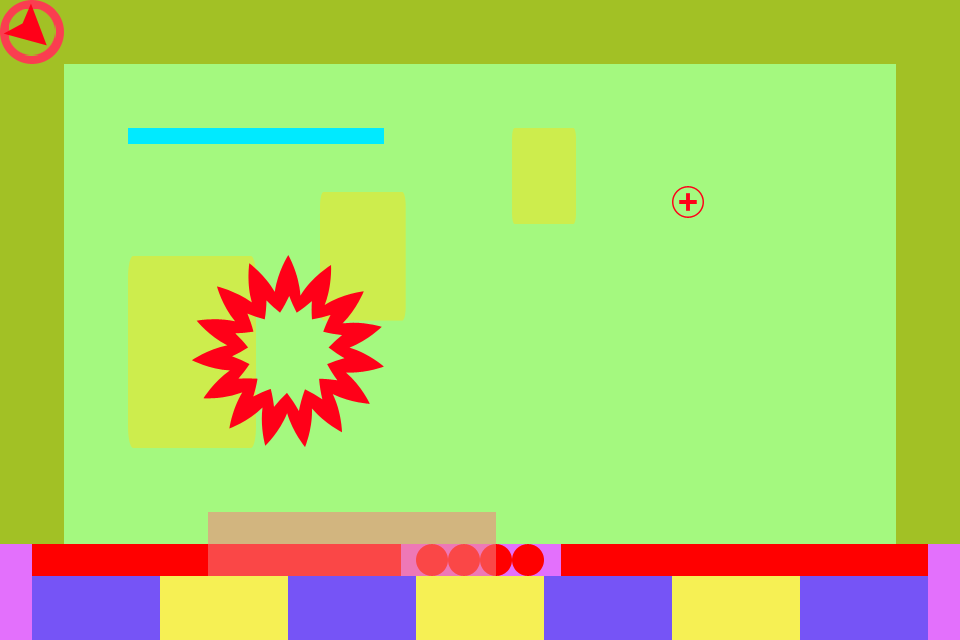
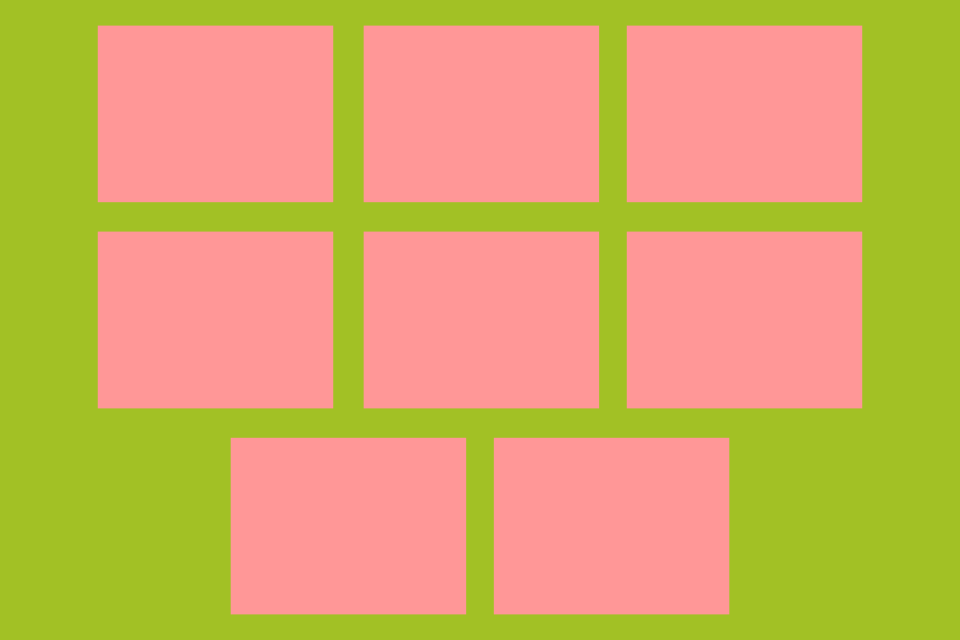
Layered file, before and after one edit (960 × 640). Changes by layer:
added group "StageSelectUI" with 8 layers above "BattleLayout" over [97, 25, 863, 615]
added layer "Shape 1 copy 7" in group "StageSelectUI" over [493, 437, 730, 615]
added layer "Shape 1 copy 6" in group "StageSelectUI" over [230, 437, 467, 615]
added layer "Shape 1 copy 5" in group "StageSelectUI" over [626, 231, 863, 409]
added layer "Shape 1 copy 4" in group "StageSelectUI" over [363, 231, 600, 409]
added layer "Shape 1 copy 3" in group "StageSelectUI" over [97, 231, 334, 409]
added layer "Shape 1 copy 2" in group "StageSelectUI" over [626, 25, 863, 203]
added layer "Shape 1 copy" in group "StageSelectUI" over [363, 25, 600, 203]
added layer "Shape 1" in group "StageSelectUI" over [97, 25, 334, 203]
hid group "BattleLayout" (30 layers) over [0, 0, 960, 640]
